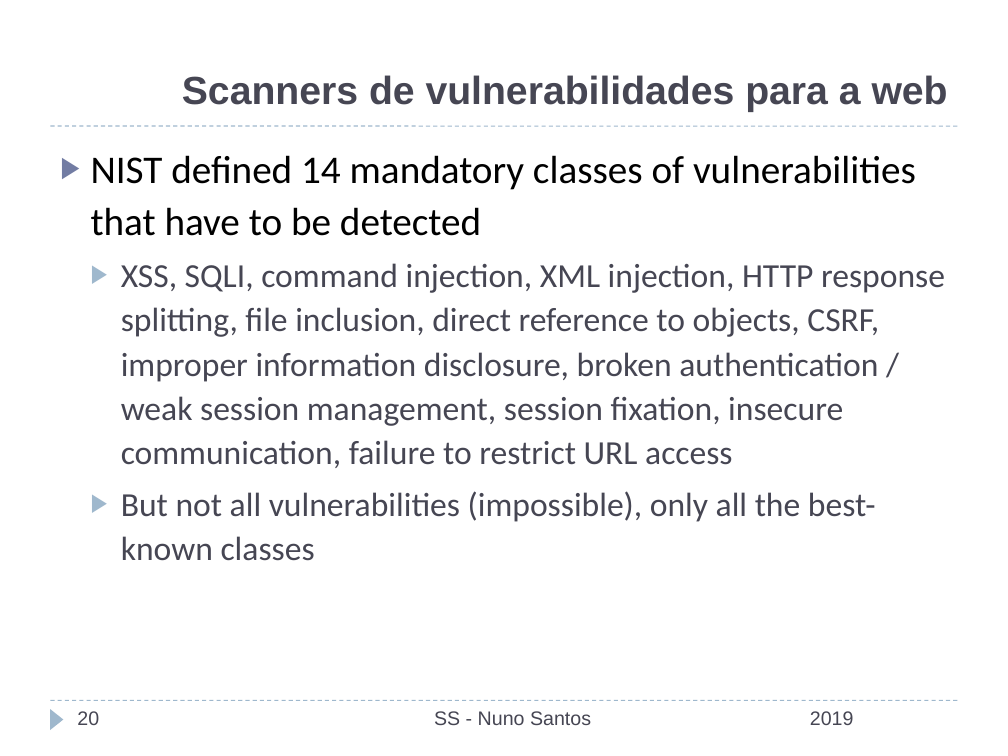
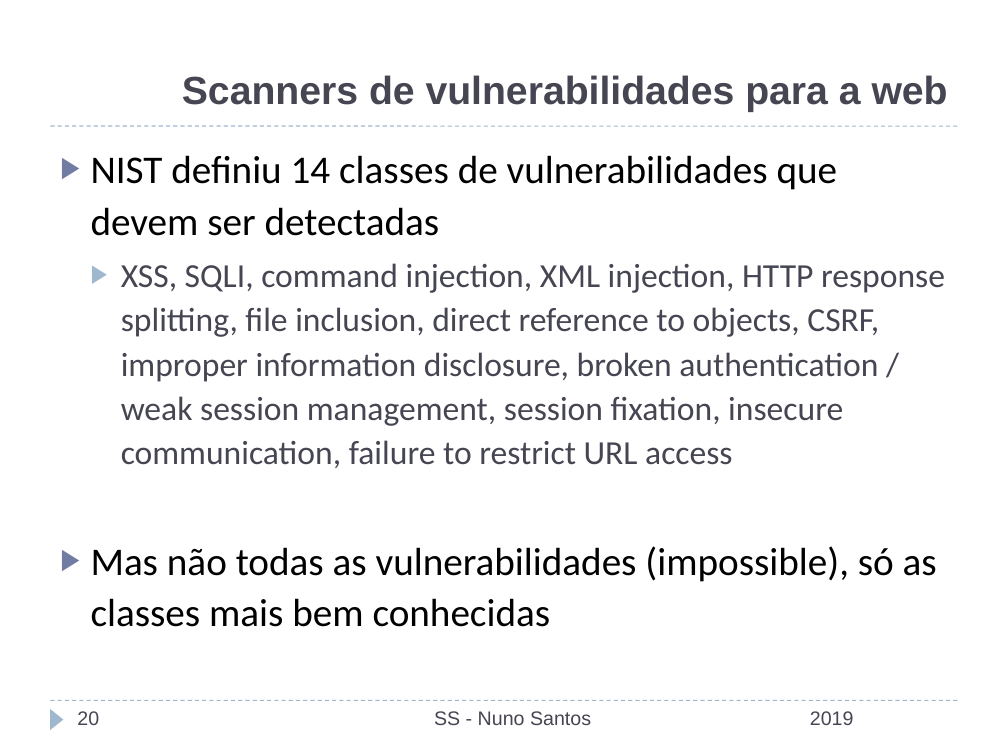
Before and after one commit to nuno-santos/acite2019, a slide deck: slide 20 of teoricas/acite2019-06-auditoria_teste.pptx. Drawn at 1008x756 pixels with LibreOffice and Linux fonts; fonts in the diff are those of the drawing; background and template pictures are left out. Boxes give left, top, right and bottom in pixels: in the first picture for what was removed or moved away, otherwise in the second. Text is boxed around its words. In the diff, an @@ line names an element or a change of style, - is before the commit and + after.

```diff
--- a/teoricas/acite2019-06-auditoria_teste.pptx
+++ b/teoricas/acite2019-06-auditoria_teste.pptx
@@ text at bbox=[91, 155, 838, 236]: text changed @@
-▶ NIST defined 14 mandatory classes of vulnerabilities that have to be detected
+▶ NIST definiu 14 classes de vulnerabilidades que devem ser detectadas
@@ text at bbox=[91, 546, 937, 627]: text changed; size 24 to 28 pt; text colour #464653 to #000000 @@
-  ▶ But not all vulnerabilities (impossible), only all the best-known classes
+▶ Mas não todas as vulnerabilidades (impossible), só as classes mais bem conhecidas
```
Also in this commit, not shown: 16 other slides changed, 2 slides added, 2 slides removed, 2 other files.
